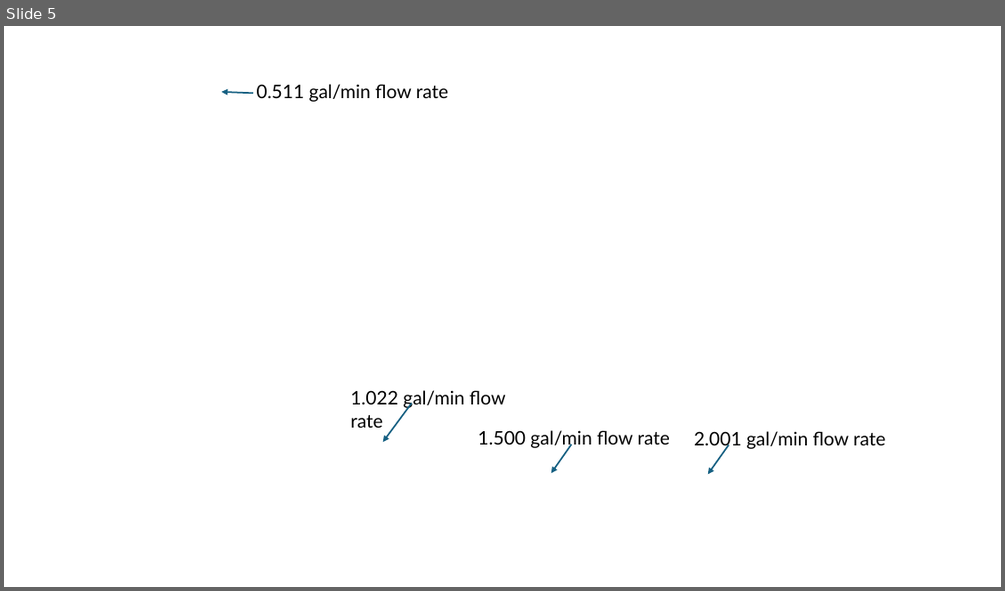
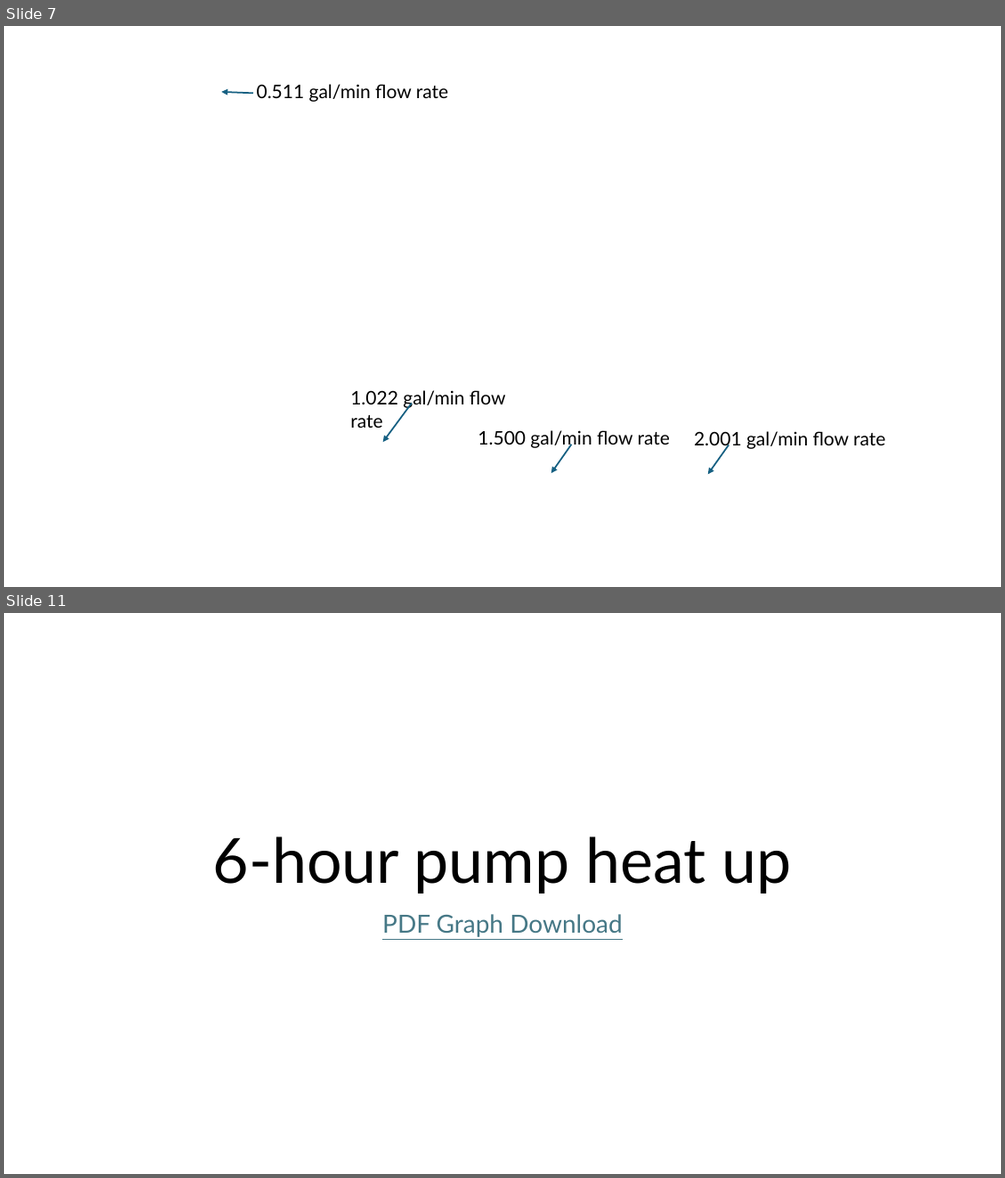
Before and after one commit to ARTS-Laboratory/thermal-loop, a slide deck: resources/Thermal_loop_data/Thermal Loop Data Graphs.pptx. Shown one above the other, each under a label of ours: slide 5 before the commit, slides 7 and 11 after it; the slides between them are not shown. The pictures are 1005x591 and 1005x1178 pixels, drawn with LibreOffice and Linux fonts; fonts in the diff are those of the drawing; background and template pictures are left out. Boxes give left, top, right and bottom in pixels: in the first picture for what was removed or moved away, otherwise in the second. Text is boxed around its words. In the diff, an @@ line names an element or a change of style, - is before the commit and + after.

```diff
--- a/resources/Thermal_loop_data/Thermal Loop Data Graphs.pptx
+++ b/resources/Thermal_loop_data/Thermal Loop Data Graphs.pptx
@@ slide 11 added at [4,613,1001,1174], background #FFFFFF @@
@@ title added at [213,836,792,893], 60 pt, text #000000 @@
+6-hour pump heat up
@@ subtitle added at [382,914,622,937], 24 pt, text #467886, underline @@
+PDF Graph Download
@@ what was slide 5 is now slide 7 @@
```
Also in this commit, not shown: 3 slides changed, 15 other slides added.
